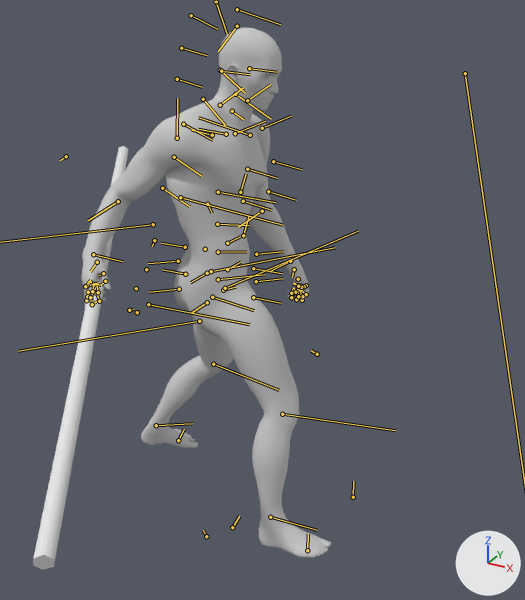
The FBX model Character/Animation/ZWM/Attack/Weapon_8/Weapon_8_Attack_1/RootAnim_Weapon_8_Attack_1.FBX, before and after one commit.
The view is the same before and after, from a camera (50 mm lens) standing at (2.21, -2.03, 1.87) and looking at (1.26, -0.29, 1.0). Lighting does not change. The marker at lower right points along +X, +Y and +Z. Both versions are drawn at frame 40 of the action 'Take 001'; the numbers are the values there. The bones that bend it are drawn over the model as lines.

The first picture shows 'Cylinder002', 'Male_Body', 'Male_Foot', 'Male_Hand', 'Male_Head', 'Male_Leg'.
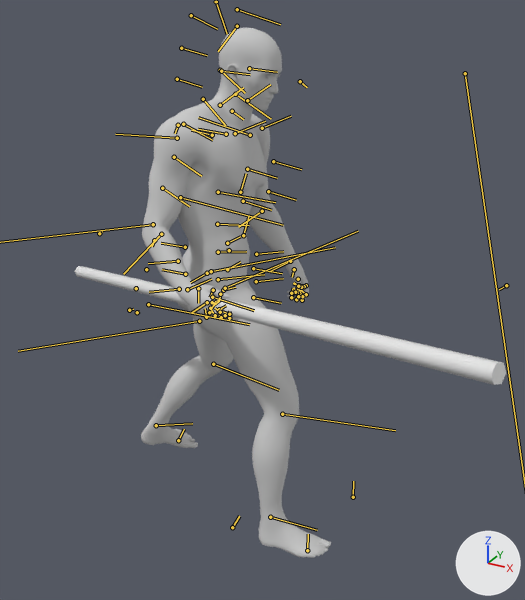
ob_point_take_r is not drawn itself; it is the parent of ob_cylinder002.

The change, as a diff of the scene's bpy script:
```diff
--- a/Character/Animation/ZWM/Attack/Weapon_8/Weapon_8_Attack_1/RootAnim_Weapon_8_Attack_1.FBX.py
+++ b/Character/Animation/ZWM/Attack/Weapon_8/Weapon_8_Attack_1/RootAnim_Weapon_8_Attack_1.FBX.py
@@ bone_bip001_r_clavicle @@
 bone_bip001_r_clavicle = bpy.data.objects['Bip001'].pose.bones['Bip001 R Clavicle']  # child of 'Bip001 Spine2'
-bone_bip001_r_clavicle.rotation_quaternion = (0.983, 0.022, 0.01, 0.18)  # degrees (3, 1, 21)
+bone_bip001_r_clavicle.rotation_quaternion = (0.985, 0.021, 0.01, 0.174)  # degrees (3, 1, 20)
@@ bone_bip001_r_upperarm @@
 bone_bip001_r_upperarm = bpy.data.objects['Bip001'].pose.bones['Bip001 R UpperArm']  # child of 'Bip001 R Clavicle'
-bone_bip001_r_upperarm.rotation_quaternion = (0.937, -0.024, -0.127, 0.324)  # degrees (-8, -13, 39)
+bone_bip001_r_upperarm.rotation_quaternion = (0.931, -0.153, -0.329, -0.044)  # degrees (-19, -39, 1)
@@ bone_bip001_r_forearm @@
 bone_bip001_r_forearm = bpy.data.objects['Bip001'].pose.bones['Bip001 R Forearm']  # child of 'Bip001 R UpperArm'
-bone_bip001_r_forearm.rotation_quaternion = (0.923, 0.0, 0.0, -0.384)  # degrees (0, 0, -45)
+bone_bip001_r_forearm.rotation_quaternion = (0.965, 0.0, 0.0, -0.263)  # degrees (0, 0, -30)
@@ bone_bip001_r_hand @@
 bone_bip001_r_hand = bpy.data.objects['Bip001'].pose.bones['Bip001 R Hand']  # child of 'Bip001 R Forearm'
-bone_bip001_r_hand.rotation_quaternion = (0.957, 0.27, -0.108, -0.004)  # degrees (32, -12, -4)
+bone_bip001_r_hand.rotation_quaternion = (0.911, 0.32, -0.257, -0.047)  # degrees (42, -26, -16)
```

Where the change shows, as pixel boxes [x1, y1, x2, y2] in the pictures (525 x 600 px):
'Male_Body', posed (27% narrower, 11% taller): before [86, 103, 293, 268]; after [142, 103, 293, 287]
'Cylinder002', posed (345% wider, 72% shorter): before [33, 146, 129, 569]; after [75, 266, 506, 385]
'Male_Hand', posed (40% narrower, 7% taller): before [82, 239, 309, 307]; after [173, 248, 309, 321]
bone 'Bip001 R Clavicle', root to tip: before (212, 135) to (192, 130); after (212, 135) to (191, 130)
bone 'Bip001 R UpperArm', root to tip: before (177, 138) to (177, 98); after (177, 138) to (115, 134)
bone 'Bip001 R Forearm', root to tip: before (118, 201) to (88, 220); after (161, 234) to (123, 274)
bone 'Bip001 R Hand', root to tip: before (93, 254) to (122, 261); after (187, 289) to (211, 279)
